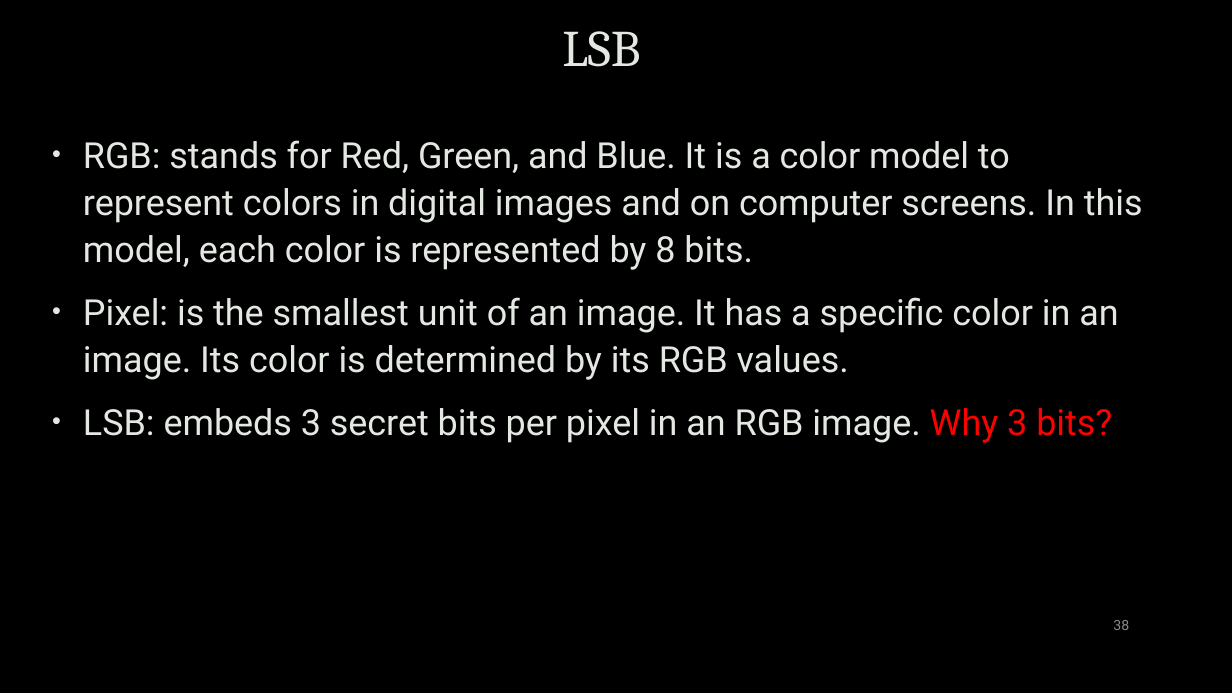
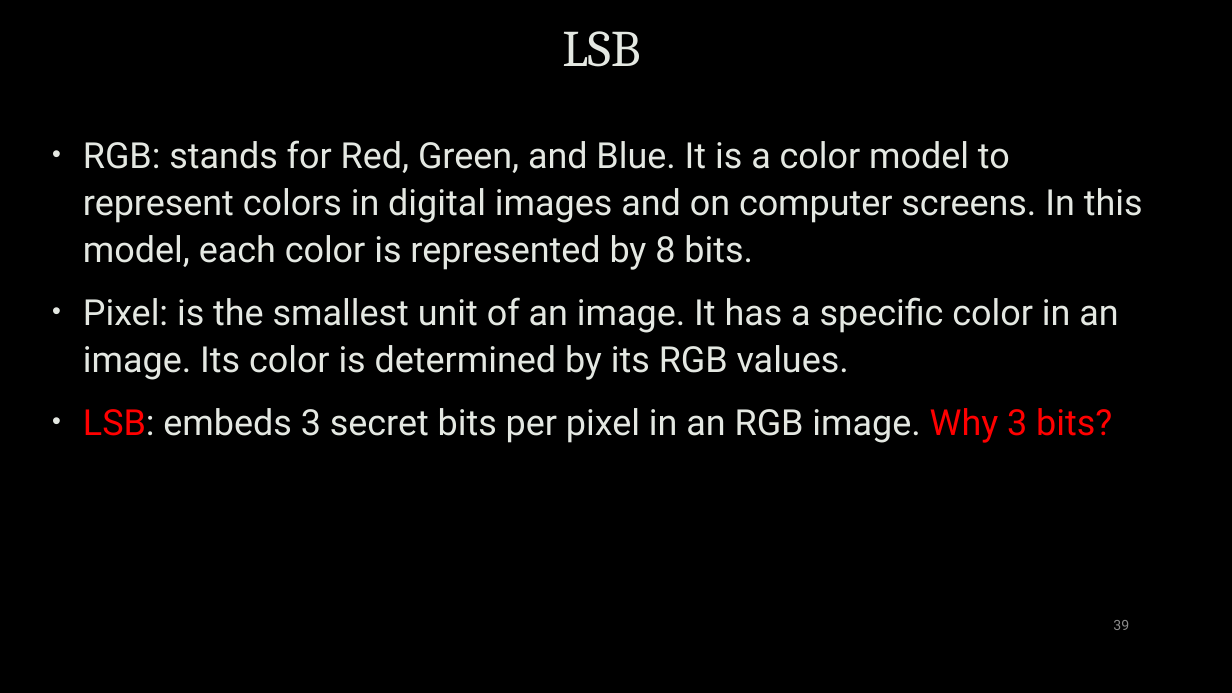
Before and after one commit to zhanyixinghua/cits1003, a slide deck: slide 39 of cits1003-lecture_slides/CITS1003-8 Forensics-exercises.pptx (slide 38 before the commit). Drawn at 1232x693 pixels with LibreOffice and Linux fonts; fonts in the diff are those of the drawing; background and template pictures are left out. Boxes give left, top, right and bottom in pixels: in the first picture for what was removed or moved away, otherwise in the second. Text is boxed around its words. In the diff, an @@ line names an element or a change of style, - is before the commit and + after.

```diff
--- a/cits1003-lecture_slides/CITS1003-8 Forensics-exercises.pptx
+++ b/cits1003-lecture_slides/CITS1003-8 Forensics-exercises.pptx
@@ text at <box>83,408,1112,443</box>: text colour #E4E8E2 to #FF0000 in "LSB:" @@
```
Also in this commit, not shown: 16 other slides changed, 1 slide added.
